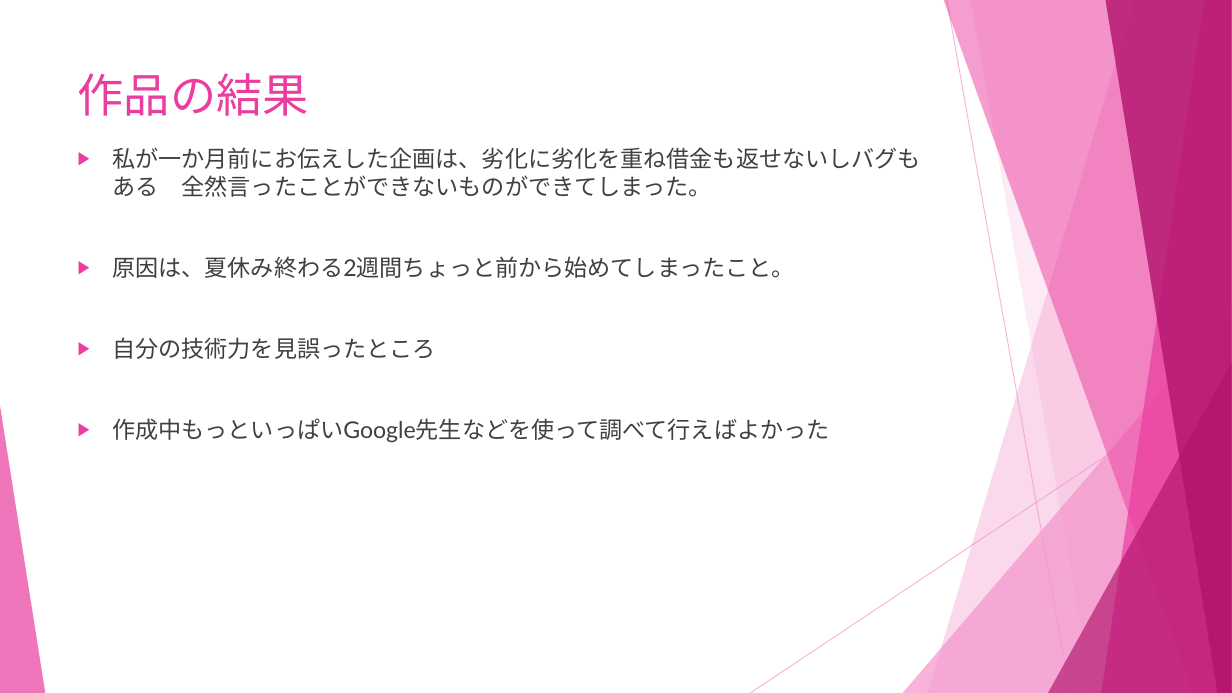
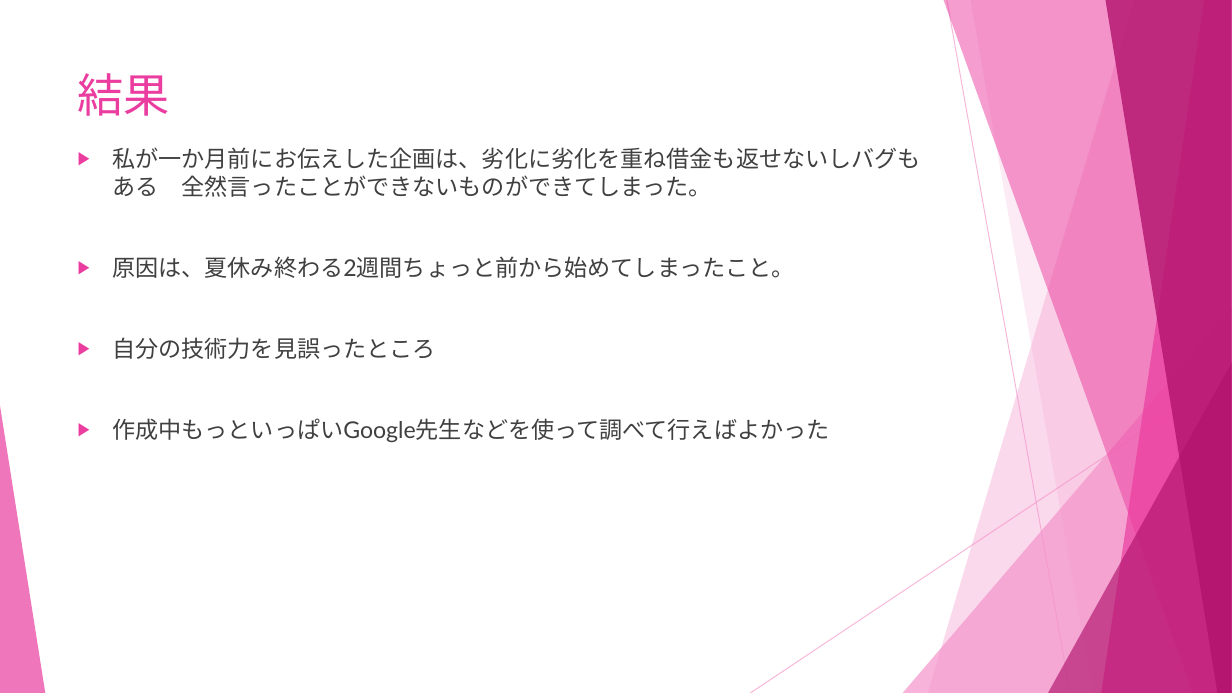
Before and after one commit to Remy-1216/presentation, a slide deck: slide 4 of ハピネスカンパニー.pptx. Drawn at 1232x693 pixels with LibreOffice and Linux fonts; fonts in the diff are those of the drawing. Boxes give left, top, right and bottom in pixels: in the first picture for what was removed or moved away, otherwise in the second. Text is boxed around its words. In the diff, an @@ line names an element or a change of style, - is before the commit and + after.

Commit message:
up

```diff
--- a/ハピネスカンパニー.pptx
+++ b/ハピネスカンパニー.pptx
@@ title at bbox=[78, 73, 170, 116]: text changed @@
-作品の結果
+結果
```
Also in this commit, not shown: 1 other slide changed.
